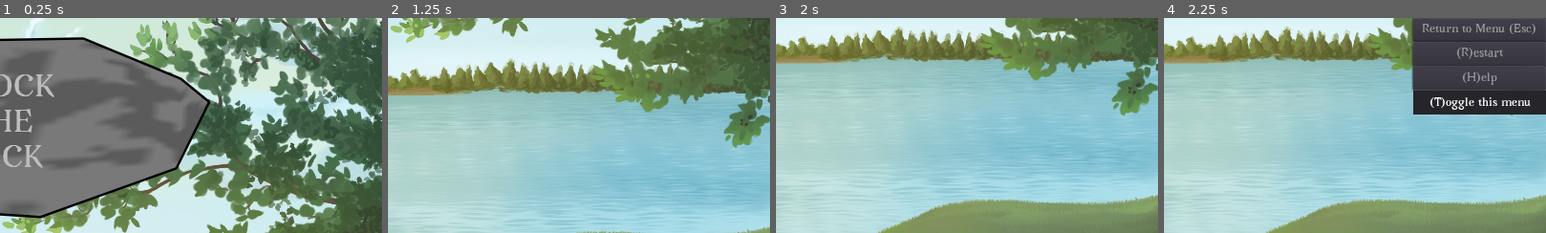
Above: before the commit, frames 1-4 (left to right).
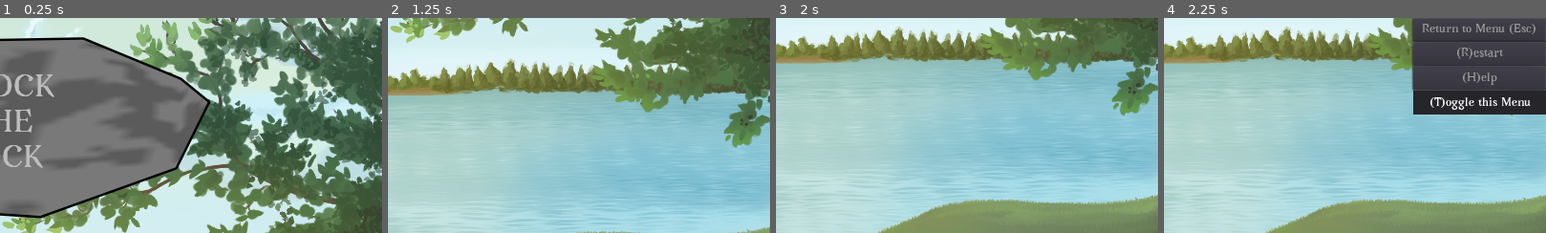
Above: after the commit, the same moments.

Repository: ebrahimebrahim/knock-the-rock
Game: Godot game, scene res://MenuScreen.tscn
Two runs of this game, one before a commit and one after it. Both use one fixed random seed, a clock stepped at 60 frames per second and the inputs below.
Inputs (mouse positions are % of the whole screen's width and height, from its top left):
- Up to frame 1 (0.25 s): no input
- Up to frame 2 (1.25 s): click "Sandbox" at 0.5 s
- Up to frame 3 (2 s): move the mouse to (72, 45) at 1.27 s; press the mouse at (72, 45) at 1.28 s
- Up to frame 4 (2.25 s): move the mouse to (30, 55) at 2.02 s; release the mouse at (30, 55) at 2.03 s; tap T (toggle_hud) at 2.1 s; click (30, 55) at 2.17 s
The pictures show only the part of the screen within x 50-100%, y 0-50%; the shares and areas given below are measured in that part.

Frames 1-3 are identical in both runs. In frame 4, less than 0.1% of the frame differs, in the area x 88-91%, y 36-41%.

Commit message:
make corner menu use Strings.gd for labels

Diff:
--- a/ktr/GameBase.gd
+++ b/ktr/GameBase.gd
@@ -29,6 +29,7 @@
 	beuld.set_position(random_point_on_line($BoulderBotRight)-beuld.bottom_right())
 
 	$MenuZone.visible = not Globals.corner_menu_hidden_by_default
+	setup_ui_labels()
 
 func _input(event):
 	if event.is_action_pressed("return_to_menu"): _on_return()
@@ -100,3 +101,10 @@
 	if cursor_changeable:
 		if Input.is_action_pressed("click"): Input.set_custom_mouse_cursor(closed_hand,Input.CURSOR_ARROW,Vector2(21,27))
 		else: Input.set_custom_mouse_cursor(open_hand,Input.CURSOR_ARROW,Vector2(21,27))
+
+
+func setup_ui_labels():
+	$MenuZone/ReturnButton.text = Strings.ui_label("return btn")
+	$MenuZone/RestartButton.text = Strings.ui_label("restart btn")
+	$MenuZone/HelpButton.text = Strings.ui_label("help btn corner menu")
+	$MenuZone/Panel/ToggleMenuLabel.text = Strings.ui_label("toggle corner menu lbl")
--- a/ktr/Strings.gd
+++ b/ktr/Strings.gd
@@ -71,7 +71,7 @@
 		"hide help btn" : "(H)ide Help",
 		"return btn" : "Return to Menu (Esc)",
 		"restart btn" : "(R)estart",
-		"Help btn" : "(H)elp",
+		"help btn corner menu" : "(H)elp",
 		"toggle corner menu lbl" : "(T)oggle this Menu",
 	}
 }
